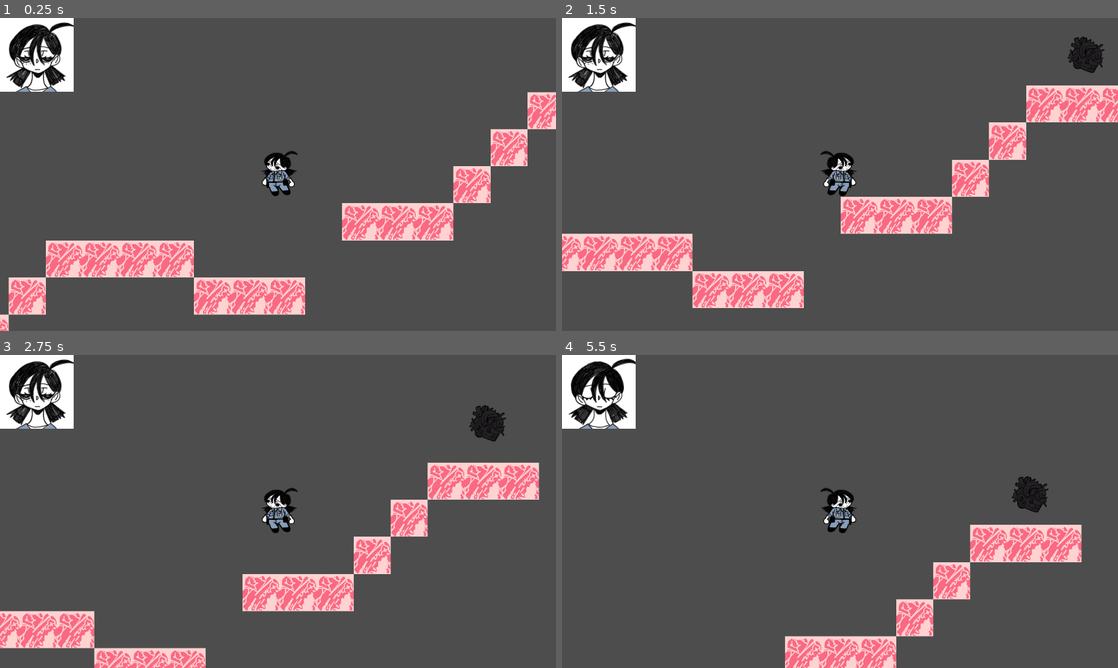
Above: before the commit, frames 1-4 (two rows, left to right).
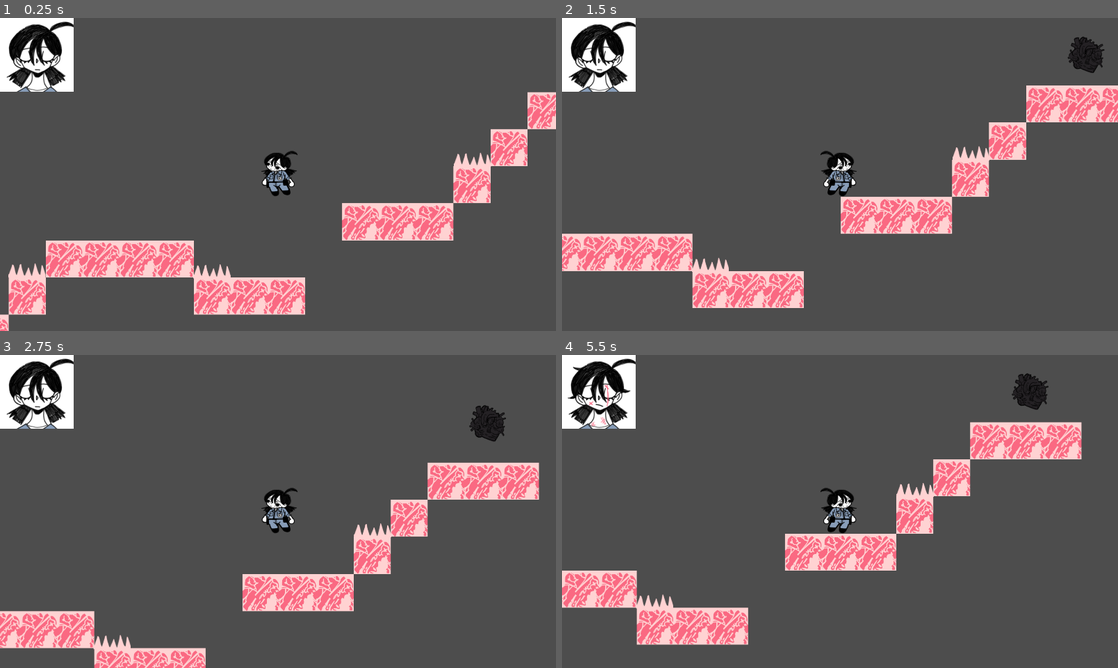
Above: after the commit, the same moments.

Repository: impatientMonkey/2DPlatformer
Game: Godot game, scene res://scenes/world1.tscn
Two runs of this game, one before a commit and one after it. Both use one fixed random seed, a clock stepped at 60 frames per second and the inputs below.
Inputs:
- Up to frame 1 (0.25 s): no input
- Up to frame 2 (1.5 s): hold D (right) from 0.53 s (still down); tap Space (jump) at 0.77 s
- Up to frame 3 (2.75 s): tap Space (jump) at 1.52 s; release D (right) at 2.03 s; hold A (left) from 2.03 s (still down)
- Up to frame 4 (5.5 s): release A (left) at 2.78 s; hold D (right) 2.78-4.28 s; tap Space (jump) at 3.02, 3.77, 4.52 s; hold A (left) 4.28-5.03 s; hold D (right) from 5.03 s (still down)

The runs differ from the first frame. In frame 1, 1.2% of the frame differs, in the area x 1-89%, y 1-84%; in frame 2, 1.0%; in frame 3, 1.0%; in frame 4, 18%, in the area x 0-94%, y 3-100%.

Commit message:
added spikes & health

Diff:
--- a/scenes/player.tscn
+++ b/scenes/player.tscn
@@ -1,13 +1,14 @@
-[gd_scene load_steps=11 format=3 uid="uid://8vfv4bt0oq76"]
+[gd_scene load_steps=12 format=3 uid="uid://8vfv4bt0oq76"]
 
 [ext_resource type="Script" uid="uid://dtssfitud4vgy" path="res://scripts/player.gd" id="1_g2els"]
 [ext_resource type="Texture2D" uid="uid://b0gssh42qqd7w" path="res://assets/player/player.png" id="2_qhqgy"]
 [ext_resource type="Texture2D" uid="uid://mepsqmp6h6or" path="res://assets/player/animations/pfp/normal/playerPFP0000.png" id="3_smehm"]
 [ext_resource type="Texture2D" uid="uid://bqcgyea86lsfm" path="res://assets/player/animations/pfp/normal/playerPFP0001.png" id="4_ur7pv"]
 [ext_resource type="Texture2D" uid="uid://b0j7es5bfoaho" path="res://assets/player/animations/pfp/normal/playerPFP0002.png" id="5_y4r1p"]
-[ext_resource type="Texture2D" uid="uid://c25gulatcdry1" path="res://assets/player/animations/pfp/normal/playerPFP0003.png" id="6_d2wvv"]
-[ext_resource type="Texture2D" uid="uid://d0g1h32qq8grj" path="res://assets/player/animations/pfp/normal/playerPFP0004.png" id="7_3v2ag"]
-[ext_resource type="Texture2D" uid="uid://bv8mcd5w03k25" path="res://assets/player/animations/pfp/normal/playerPFP0005.png" id="8_jej6c"]
+[ext_resource type="Texture2D" uid="uid://bcd5llappp2vv" path="res://assets/player/animations/pfp/hurt/veryhurt1.png" id="7_ur7pv"]
+[ext_resource type="Texture2D" uid="uid://tld2b0b0r5rp" path="res://assets/player/animations/pfp/hurt/veryhurt2.png" id="8_d2wvv"]
+[ext_resource type="Texture2D" uid="uid://dq6mtnse1ruwn" path="res://assets/player/animations/pfp/hurt/hurtpfp1.png" id="8_y4r1p"]
+[ext_resource type="Texture2D" uid="uid://bx2e0oeqkambl" path="res://assets/player/animations/pfp/hurt/hurtpfp2.png" id="9_d2wvv"]
 
 [sub_resource type="SpriteFrames" id="SpriteFrames_f1ej7"]
 animations = [{
@@ -22,17 +23,39 @@
 "texture": ExtResource("5_y4r1p")
 }, {
 "duration": 1.0,
-"texture": ExtResource("6_d2wvv")
+"texture": ExtResource("5_y4r1p")
 }, {
 "duration": 1.0,
-"texture": ExtResource("7_3v2ag")
+"texture": ExtResource("4_ur7pv")
 }, {
 "duration": 1.0,
-"texture": ExtResource("8_jej6c")
+"texture": ExtResource("3_smehm")
 }],
 "loop": true,
 "name": &"default",
 "speed": 5.0
+}, {
+"frames": [{
+"duration": 1.0,
+"texture": ExtResource("8_y4r1p")
+}, {
+"duration": 1.0,
+"texture": ExtResource("9_d2wvv")
+}],
+"loop": true,
+"name": &"minor_hurt",
+"speed": 1.0
+}, {
+"frames": [{
+"duration": 1.0,
+"texture": ExtResource("7_ur7pv")
+}, {
+"duration": 1.0,
+"texture": ExtResource("8_d2wvv")
+}],
+"loop": true,
+"name": &"really_hurt",
+"speed": 0.5
 }]
 
 [sub_resource type="CapsuleShape2D" id="CapsuleShape2D_dqkch"]
@@ -46,9 +69,10 @@
 [node name="pfp" type="AnimatedSprite2D" parent="."]
 position = Vector2(-833, -413)
 sprite_frames = SubResource("SpriteFrames_f1ej7")
-frame_progress = 0.210619
+frame_progress = 0.877491
 
 [node name="Camera2D" type="Camera2D" parent="."]
+limit_bottom = 1800
 
 [node name="Sprite2D" type="Sprite2D" parent="."]
 texture = ExtResource("2_qhqgy")
--- /dev/null
+++ b/scenes/spike.tscn
@@ -0,0 +1,21 @@
+[gd_scene load_steps=4 format=3 uid="uid://cio0rq1sfm0l2"]
+
+[ext_resource type="Script" uid="uid://djtdi2tj3kh8l" path="res://scripts/spike.gd" id="1_7a7y0"]
+[ext_resource type="Texture2D" uid="uid://bvdqbkhshfhat" path="res://assets/tilesets/tile3.png" id="1_ljd5v"]
+
+[sub_resource type="RectangleShape2D" id="RectangleShape2D_7a7y0"]
+size = Vector2(128, 49)
+
+[node name="spike" type="Area2D"]
+collision_layer = 2
+collision_mask = 2
+script = ExtResource("1_7a7y0")
+
+[node name="Sprite2D" type="Sprite2D" parent="."]
+texture = ExtResource("1_ljd5v")
+
+[node name="CollisionShape2D" type="CollisionShape2D" parent="."]
+position = Vector2(0, 39.5)
+shape = SubResource("RectangleShape2D_7a7y0")
+
+[connection signal="body_entered" from="." to="." method="_on_body_entered"]
--- a/scenes/world1.tscn
+++ b/scenes/world1.tscn
@@ -1,8 +1,10 @@
-[gd_scene load_steps=6 format=4 uid="uid://d2cf4xhi6d5wq"]
+[gd_scene load_steps=9 format=4 uid="uid://d2cf4xhi6d5wq"]
 
 [ext_resource type="PackedScene" uid="uid://8vfv4bt0oq76" path="res://scenes/player.tscn" id="1_6kdnw"]
 [ext_resource type="Texture2D" uid="uid://ynd6jao8isup" path="res://assets/tilesets/tileset1.png" id="2_rp871"]
 [ext_resource type="PackedScene" uid="uid://cjqsg1r3iwwxe" path="res://scenes/heart.tscn" id="3_scryw"]
+[ext_resource type="PackedScene" uid="uid://cio0rq1sfm0l2" path="res://scenes/spike.tscn" id="4_6u51x"]
+[ext_resource type="Script" uid="uid://yij4r7c36ejt" path="res://scripts/world_boundary.gd" id="5_x368c"]
 
 [sub_resource type="TileSetAtlasSource" id="TileSetAtlasSource_rp871"]
 texture = ExtResource("2_rp871")
@@ -16,10 +18,9 @@
 physics_layer_0/collision_layer = 1
 sources/0 = SubResource("TileSetAtlasSource_rp871")
 
+[sub_resource type="WorldBoundaryShape2D" id="WorldBoundaryShape2D_gt337"]
+
 [node name="World1" type="Node2D"]
-
-[node name="Player" parent="." instance=ExtResource("1_6kdnw")]
-position = Vector2(930, 380)
 
 [node name="Foreground" type="TileMapLayer" parent="."]
 tile_map_data = PackedByteArray("AAABAAUAAAAAAAAAAAACAAUAAAAAAAAAAAADAAUAAAAAAAAAAAAEAAUAAAAAAAAAAAAFAAYAAAAAAAAAAAAGAA …(320 unchanged characters)…
@@ -33,3 +34,32 @@
 
 [node name="heart3" parent="." instance=ExtResource("3_scryw")]
 position = Vector2(1998, 23)
+
+[node name="spike" parent="." instance=ExtResource("4_6u51x")]
+position = Vector2(-1218, 577)
+
+[node name="spike" parent="spike" instance=ExtResource("4_6u51x")]
+position = Vector2(641, 257)
+
+[node name="spike" parent="spike/spike" instance=ExtResource("4_6u51x")]
+position = Vector2(640, -130)
+
+[node name="spike" parent="spike/spike/spike" instance=ExtResource("4_6u51x")]
+position = Vector2(639, 3)
+
+[node name="spike2" parent="." instance=ExtResource("4_6u51x")]
+position = Vector2(1601, 322)
+
+[node name="Player" parent="." instance=ExtResource("1_6kdnw")]
+position = Vector2(930, 380)
+
+[node name="worldBoundary" type="Area2D" parent="."]
+position = Vector2(-2, 1360)
+collision_mask = 2
+script = ExtResource("5_x368c")
+
+[node name="CollisionShape2D" type="CollisionShape2D" parent="worldBoundary"]
+shape = SubResource("WorldBoundaryShape2D_gt337")
+
+[connection signal="body_entered" from="worldBoundary" to="heart" method="_on_world_boundary_body_entered"]
+[connection signal="body_entered" from="worldBoundary" to="worldBoundary" method="_on_body_entered"]
--- a/scripts/player.gd
+++ b/scripts/player.gd
@@ -13,9 +13,13 @@
 var coyote_timer = 0.0
 var jump_buffer_timer = 0.0
 
+var max_health := 3
+var current_health := 0
+
 var gravity = ProjectSettings.get_setting("physics/2d/default_gravity")
 
 func _ready() -> void:
+	current_health = max_health
 	pfp.play("default")
 
 func _physics_process(delta: float) -> void:
@@ -52,3 +56,18 @@
 		playerSprite.flip_h = true
 
 	move_and_slide()
+
+func take_damage(amount: int):
+	current_health -= amount
+	if current_health <= 0:
+		die()
+	elif current_health == 2:
+		pfp.play("minor_hurt")
+	elif current_health == 1:
+		pfp.play("really_hurt")
+
+func launch_player(strength: float):
+	velocity.y = strength
+
+func die():
+	get_tree().reload_current_scene()
--- /dev/null
+++ b/scripts/spike.gd
@@ -0,0 +1,9 @@
+extends Area2D
+
+var damage := 1
+var launch_strength := -500.0
+
+func _on_body_entered(body:Node2D) -> void:
+	if body.name == "Player":
+		body.take_damage(damage)
+		body.launch_player(launch_strength)
--- /dev/null
+++ b/scripts/world_boundary.gd
@@ -0,0 +1,6 @@
+extends Area2D
+
+
+func _on_body_entered(body:Node2D) -> void:
+    if body.name == "Player":
+        body.die()
Binary file added: assets/player/animations/pfp/hurt/hurtpfp1.png
Not shown, changed: assets/player/animations/pfp/hurt/hurtpfp1.png.import
Binary file added: assets/player/animations/pfp/hurt/hurtpfp2.png
Not shown, added: assets/player/animations/pfp/hurt/hurtpfp2.png.import
Binary file added: assets/player/animations/pfp/hurt/veryhurt1.png
Not shown, changed: assets/player/animations/pfp/hurt/veryhurt1.png.import
Binary file added: assets/player/animations/pfp/hurt/veryhurt2.png
Not shown, changed: assets/player/animations/pfp/hurt/veryhurt2.png.import
Binary file removed: assets/player/animations/pfp/normal/playerPFP0003.png
Binary file removed: assets/player/animations/pfp/normal/playerPFP0004.png
Binary file removed: assets/player/animations/pfp/normal/playerPFP0005.png
Binary file added: assets/tilesets/tile3.png
(and 6 more such lines)
